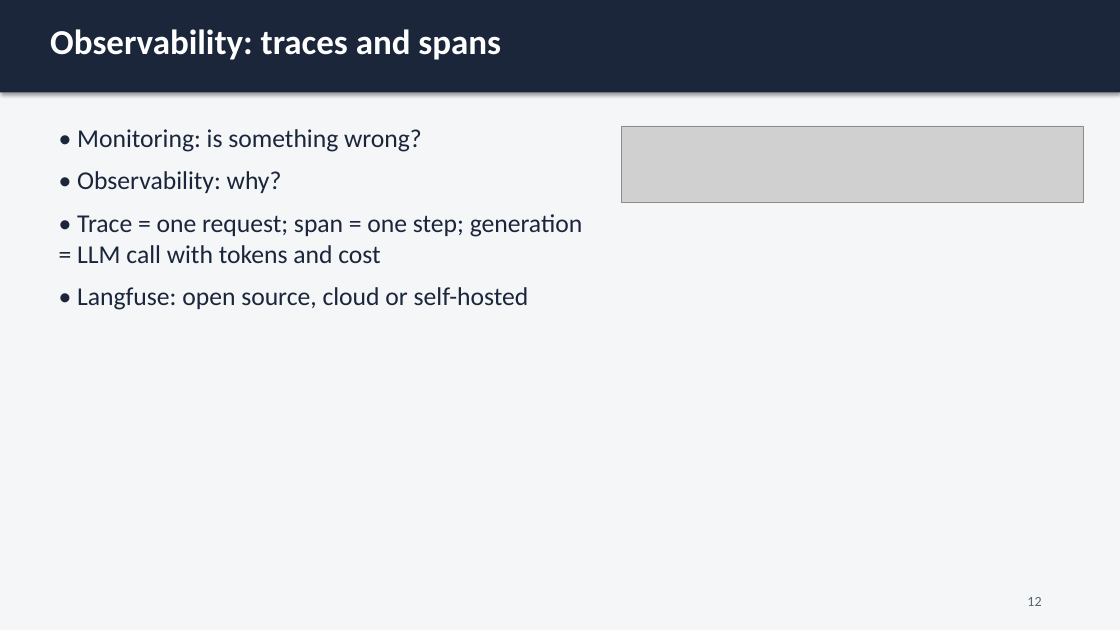
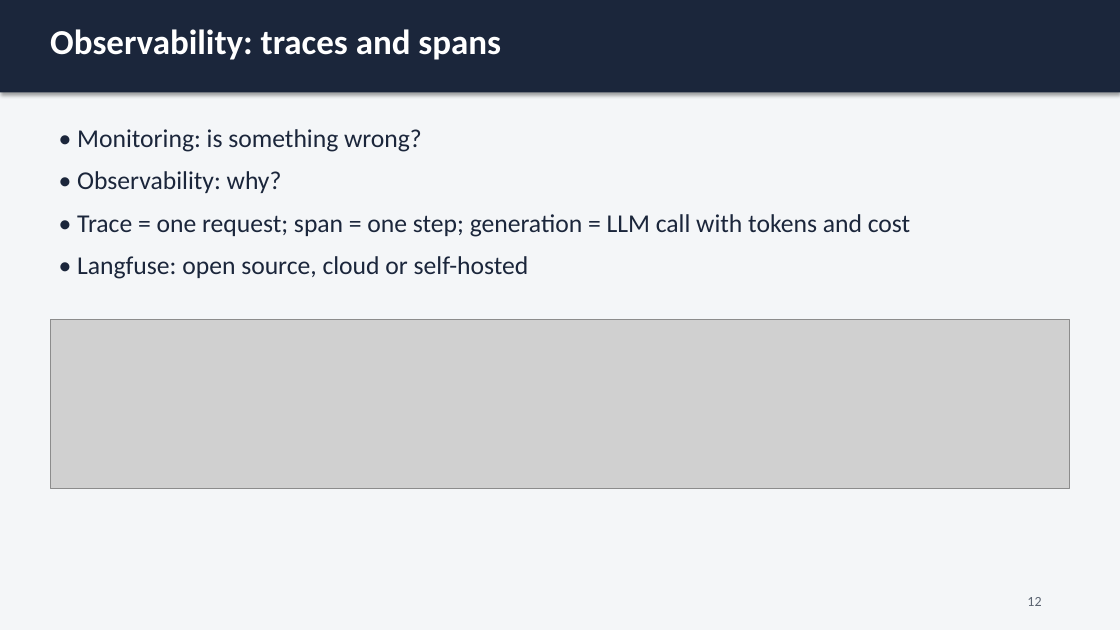
Before and after one commit to vvvvvivekkk/AI-Engineer, a slide deck: slide 13 of 14-deployment-and-llmops/slides/14-deployment-and-llmops.pptx. Drawn at 1120x630 pixels with LibreOffice and Linux fonts; fonts in the diff are those of the drawing; grey boxes stand for pictures. Boxes give left, top, right and bottom in pixels: in the first picture for what was removed or moved away, otherwise in the second. Text is boxed around its words. In the diff, an @@ line names an element or a change of style, - is before the commit and + after.

```diff
--- a/14-deployment-and-llmops/slides/14-deployment-and-llmops.pptx
+++ b/14-deployment-and-llmops/slides/14-deployment-and-llmops.pptx
@@ text "• Monitoring: is something wrong?" rewrapped from [77,129,582,310] to [77,129,910,279] @@
@@ picture: place and size @@
-picture at [622,126,1084,202]
+picture at [50,319,1070,488]
```
Also in this commit, not shown: 6 other slides changed, 16 other files.
